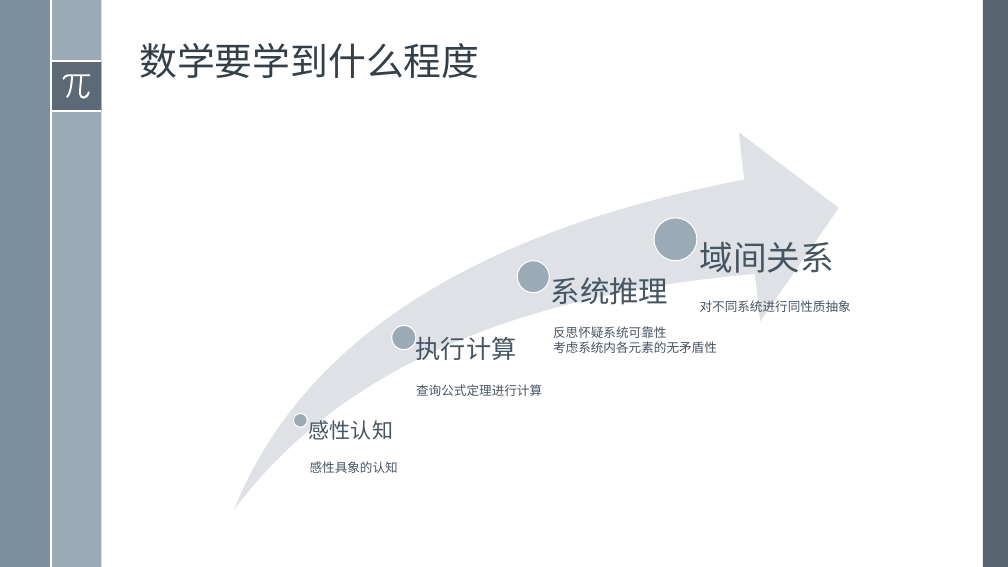
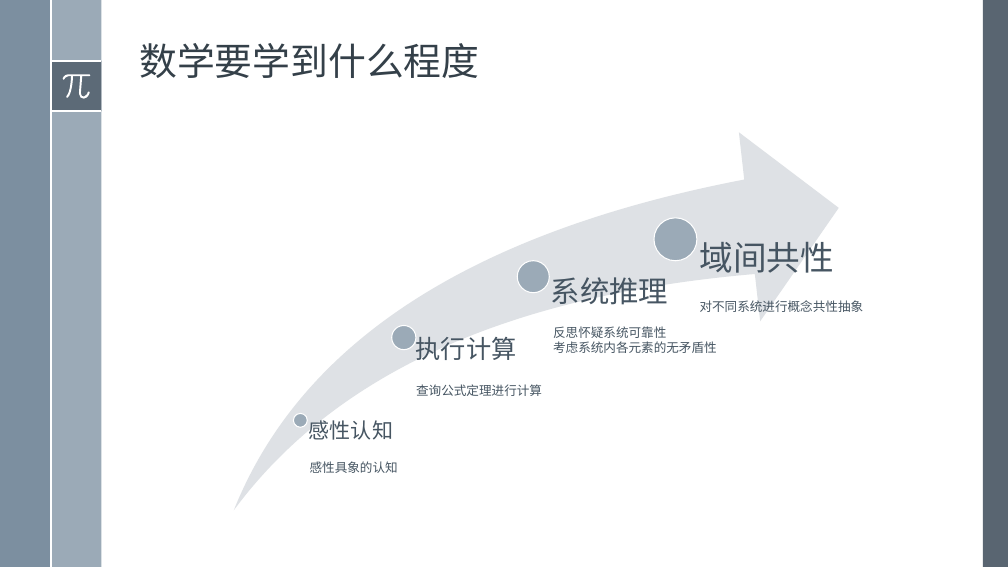
Before and after one commit to SakigamiYang/PyCon, a slide deck: slide 11 of Python-Meetup/20200719/面向一小部分程序员的数学学习相关话题简言.pptx. Drawn at 1008x567 pixels with LibreOffice and Linux fonts; fonts in the diff are those of the drawing. Boxes give left, top, right and bottom in pixels: in the first picture for what was removed or moved away, otherwise in the second. Text is boxed around its words. In the diff, an @@ line names an element or a change of style, - is before the commit and + after.

```diff
--- a/Python-Meetup/20200719/面向一小部分程序员的数学学习相关话题简言.pptx
+++ b/Python-Meetup/20200719/面向一小部分程序员的数学学习相关话题简言.pptx
@@ text in free at <box>699,242,833,273</box>: text changed @@
-域间关系
+域间共性
@@ text at <box>700,300,864,312</box>: text changed @@
-对不同系统进行同性质抽象
+对不同系统进行概念共性抽象
```
Also in this commit, not shown: 1 other slide changed.
